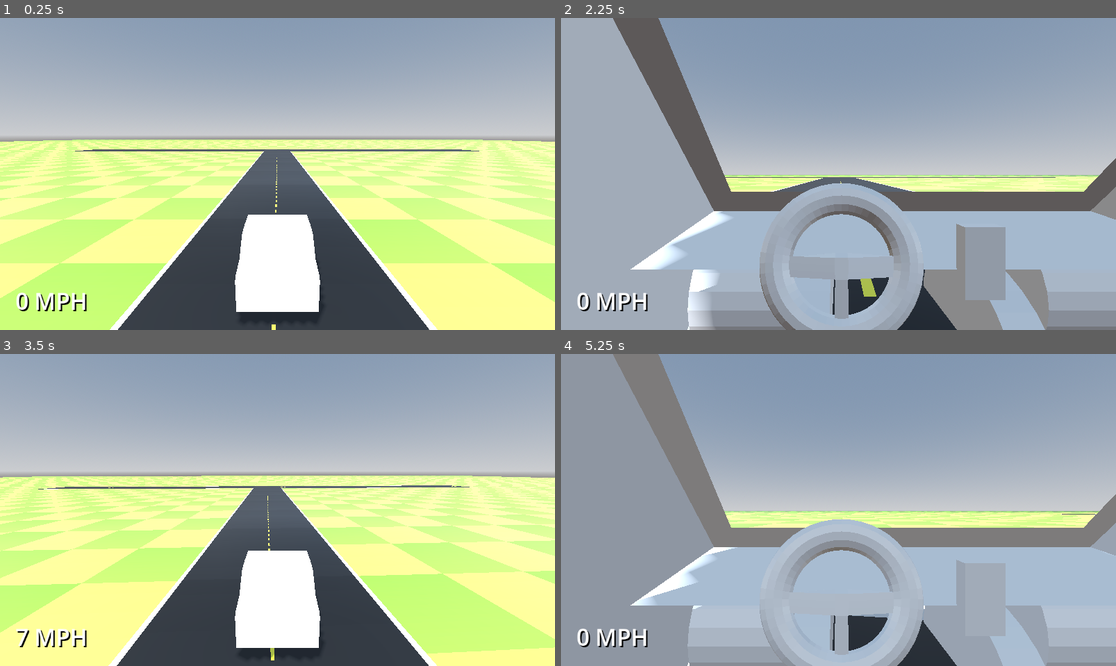
Above: before the commit, frames 1-4 (two rows, left to right).
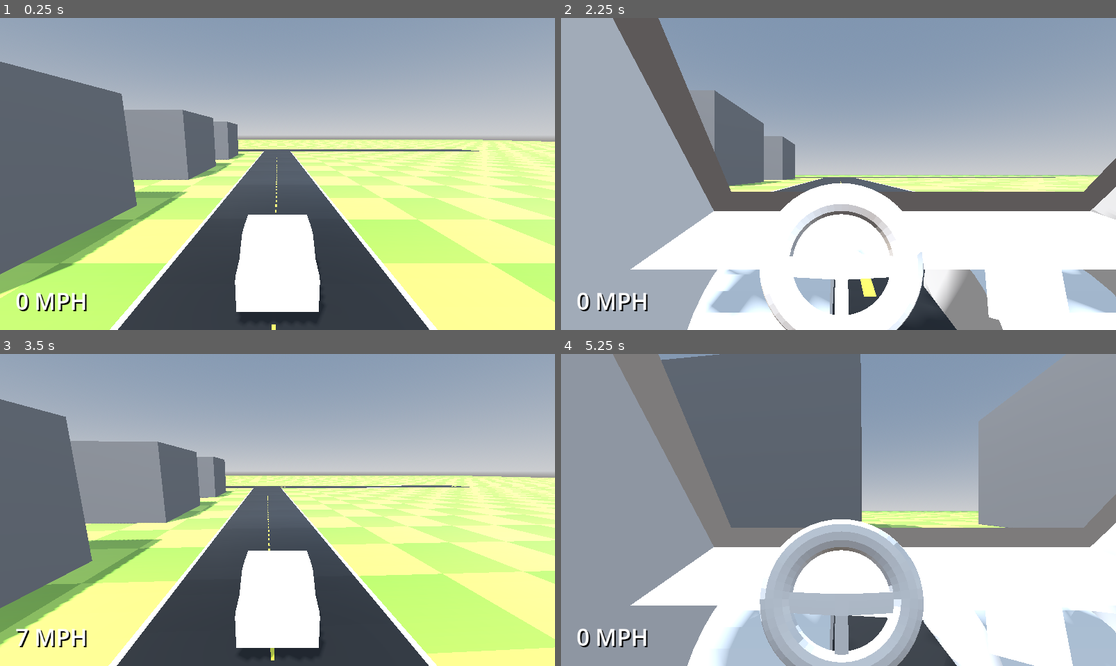
Above: after the commit, the same moments.

Repository: AndrewHamel111/SISGameJam2026
Game: Godot game, scene res://scenes/world.tscn
The game is run twice, just before and just after one commit, with the same random seed, the same clock (stepped at 60 frames per second) and the same inputs.
Inputs:
- Up to frame 1 (0.25 s): no input
- Up to frame 2 (2.25 s): tap Enter at 0.5, 2 s; hold D (turn_right) 0.53-1.28 s; tap P (camera_toggle) at 0.6, 1.35, 2.1 s; tap Space (brake) at 1.25 s; hold Space (brake) 1.28-2.03 s; hold D (turn_right) from 2.03 s (still down)
- Up to frame 3 (3.5 s): tap Space (brake) at 2.75 s; release D (turn_right) at 2.78 s; hold W (accelerate) from 2.78 s (still down); tap P (camera_toggle) at 2.85 s
- Up to frame 4 (5.25 s): release W (accelerate) at 3.53 s; hold A (turn_left) 3.53-5.03 s; tap P (camera_toggle) at 3.6, 4.35, 5.1 s; hold Space (brake) from 5.03 s (still down)

The runs differ from the first frame. In frame 1, 18% of the frame differs, in the area x 0-45%, y 14-89%; in frame 2, 31%; in frame 3, 17%; in frame 4, 46%, in the area x 14-100%, y 0-100%.
Error before the commit: Invalid assignment of property or key 'current' with value of type 'bool' on a base object of type 'null instance'. (res://entities/player/player.gd:63)

Commit message:
Interior adjustments, added TODO to readme

Diff:
--- a/entities/player/car/car_interior.tscn
+++ b/entities/player/car/car_interior.tscn
@@ -14,4 +14,4 @@
 transform = Transform3D(1, 0, 0, 0, 1, 0, 0, 0, 1, 0.16739835, 0.34647408, 0.28012174)
 
 [node name="phone" parent="." unique_id=497349082 instance=ExtResource("4_qko6y")]
-transform = Transform3D(1, 0, 0, 0, 1, 0, 0, 0, 1, -0.050709486, 0.35379392, 0.27336156)
+transform = Transform3D(0.8059898, -0.13447852, -0.5764512, -0.078314915, 0.9410639, -0.32903725, 0.58672583, 0.31034538, 0.7479562, -0.025569137, 0.3887328, 0.17616011)
--- a/entities/player/player.gd
+++ b/entities/player/player.gd
@@ -4,7 +4,7 @@
 @onready var interior_root: Node3D = $InteriorRoot
 @onready var exterior_root: Node3D = $ExteriorRoot
 
-@onready var camera_exterior: Camera3D = $ExteriorRoot/CameraExterior
+@onready var camera_exterior: Camera3D = $ExteriorRoot/CameraExteriorRoot/CameraExterior
 @onready var camera_exterior_root: Node3D = $ExteriorRoot/CameraExteriorRoot
 @onready var camera_interior: Camera3D = $InteriorRoot/CameraInterior
 
--- a/scenes/world.tscn
+++ b/scenes/world.tscn
@@ -109,6 +109,23 @@
 [node name="road_tile_3int" parent="ground/road_layer" unique_id=352143354 instance=ExtResource("3_71j4m")]
 transform = Transform3D(-4.371139e-08, 0, -1, 0, 1, 0, 1, 0, -4.371139e-08, 0, 0, 28)
 
+[node name="buildings" type="Node3D" parent="." unique_id=629702259]
+
+[node name="CSGCombiner3D" type="CSGCombiner3D" parent="buildings" unique_id=129189822]
+use_collision = true
+
+[node name="CSGBox3D" type="CSGBox3D" parent="buildings/CSGCombiner3D" unique_id=1103005365]
+transform = Transform3D(1, 0, 0, 0, 1, 0, 0, 0, 1, 6.635, 1.7871704, 0.681)
+size = Vector3(3.8781738, 3.5743408, 4.9120483)
+
+[node name="CSGBox3D2" type="CSGBox3D" parent="buildings/CSGCombiner3D" unique_id=1381430804]
+transform = Transform3D(1, 0, 0, 0, 1, 0, 0, 0, 1, 6.635, 1.7871704, 9.638564)
+size = Vector3(3.8781738, 3.5743408, 4.9120483)
+
+[node name="CSGBox3D3" type="CSGBox3D" parent="buildings/CSGCombiner3D" unique_id=1565083007]
+transform = Transform3D(1, 0, 0, 0, 1, 0, 0, 0, 1, 6.635, 1.7871704, 18.815586)
+size = Vector3(3.8781738, 3.5743408, 4.9120483)
+
 [node name="Player" parent="." unique_id=202017375 instance=ExtResource("2_rwgxs")]
 transform = Transform3D(1, 0, 0, 0, 1, 0, 0, 0, 1, -0.04726076, 0, -0.25134945)
 
Not shown, changed: readme.md
